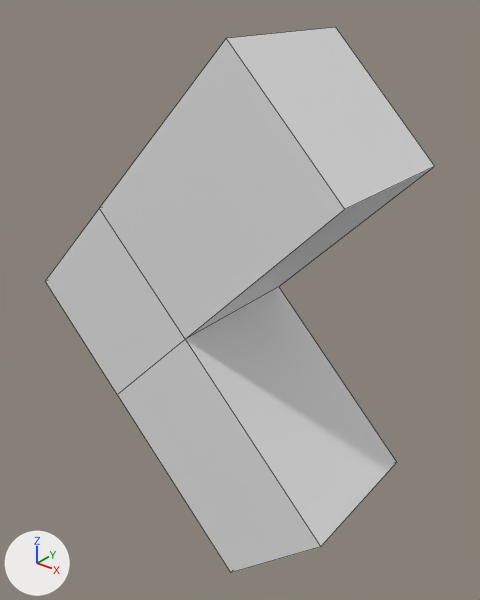
An edit to the Blender file Cyberspace/Assets/Models/Level Stuff/Arrow.blend, drawn before and after from the same camera.
Both versions are drawn from a camera (50 mm lens) standing at (0.405, -0.39, 0.254) and looking at (0.082, 0.014, 0.003). The axes (+X, +Y, +Z) are drawn at lower left. The lights are the same throughout. Mesh edges are drawn as thin lines. Materials are left out; every surface is plain grey.

In view in the first picture: 'Arrow'.
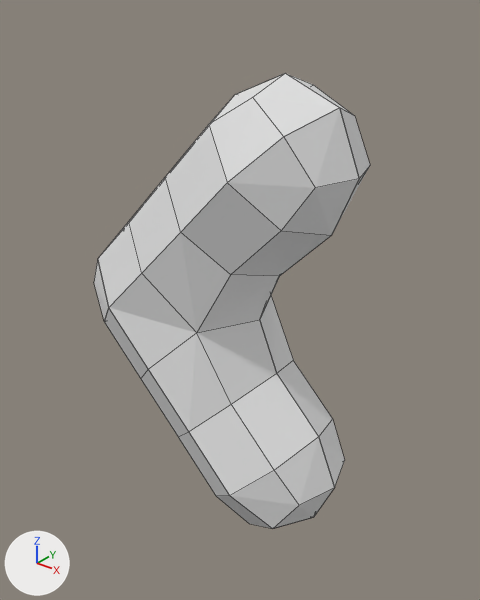
The change, as a list of edits to the scene's bpy script:
```text
Change ob_arrow:
    add _m = ob_arrow.modifiers.new('Bevel', 'BEVEL')
    add _m.width = 0.129
    add _m.width_pct = 0.129
    add _m.segments = 2
    add _m.limit_method = 'NONE'
    add _m.spread = 0.0
```

Boxes (x1, y1, x2, y2) around the edits, measured in the pictures (480 x 600 px):
'Arrow', modifiers changed (29% narrower, 16% shorter)
    before: (45, 27, 435, 573)
    after: (94, 73, 370, 529)
